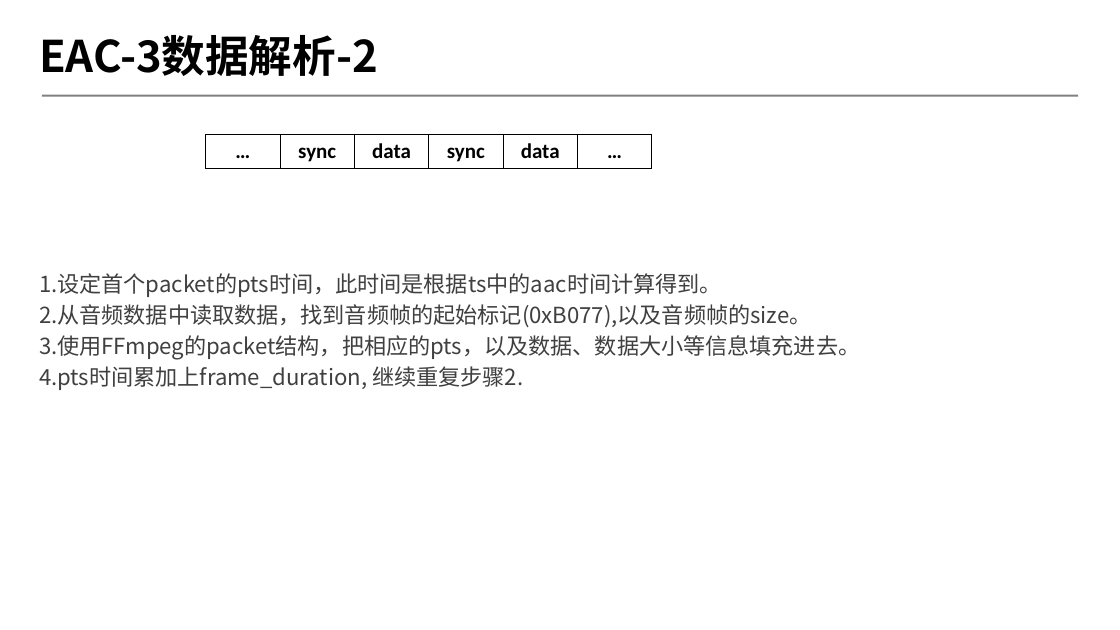
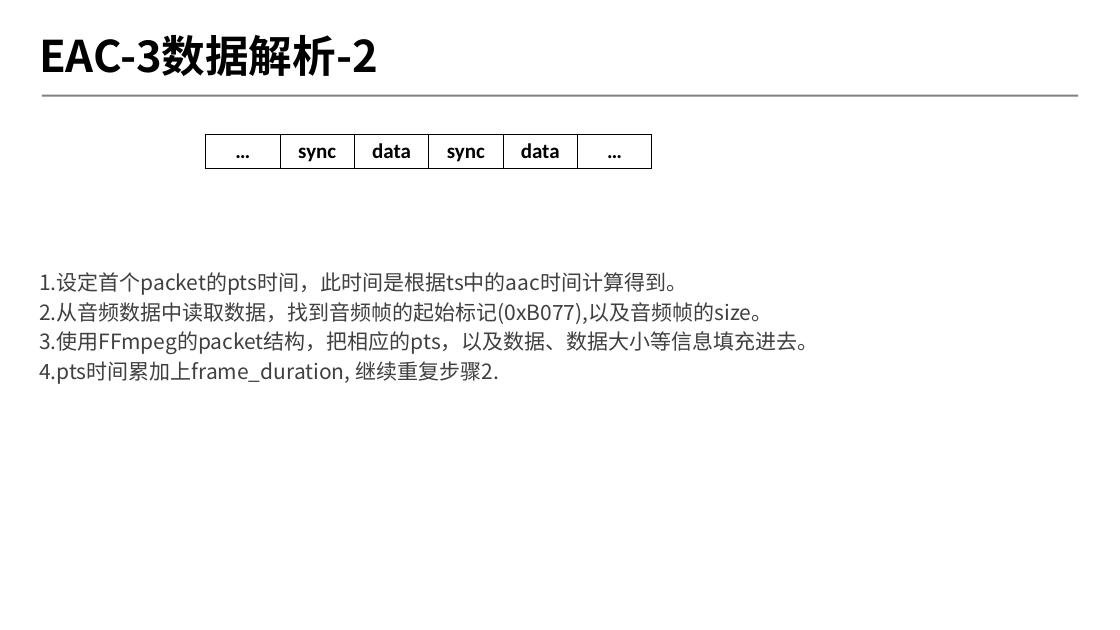
Before and after one commit to byrgyj/Document, a slide deck: slide 12 of ISO_IEC_Document/mpegts/ppt/dolby issues.pptx. Drawn at 1120x630 pixels with LibreOffice and Linux fonts; fonts in the diff are those of the drawing; background and template pictures are left out. Boxes give left, top, right and bottom in pixels: in the first picture for what was removed or moved away, otherwise in the second. Text is boxed around its words. In the diff, an @@ line names an element or a change of style, - is before the commit and + after.

```diff
--- a/ISO_IEC_Document/mpegts/ppt/dolby issues.pptx
+++ b/ISO_IEC_Document/mpegts/ppt/dolby issues.pptx
@@ text "1.设定首个packet的pts时间，此时间是根据ts中的aac时间计算得到。" at [39, 272, 819, 384]: size 19 to 18 pt @@
```
Also in this commit, not shown: 3 other slides changed.
